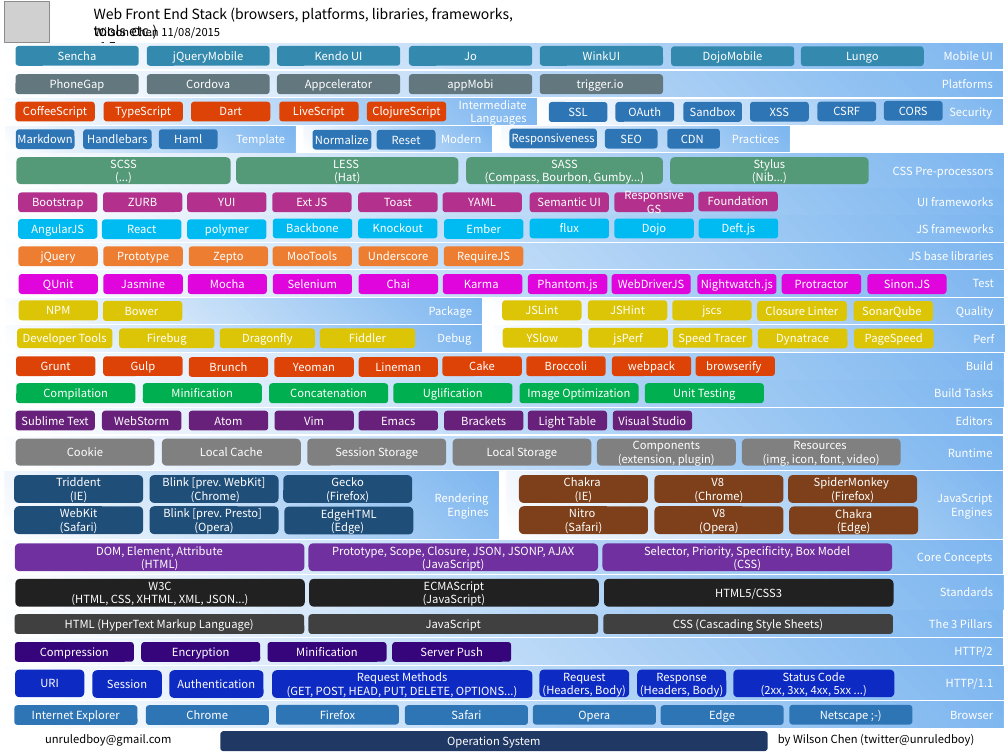
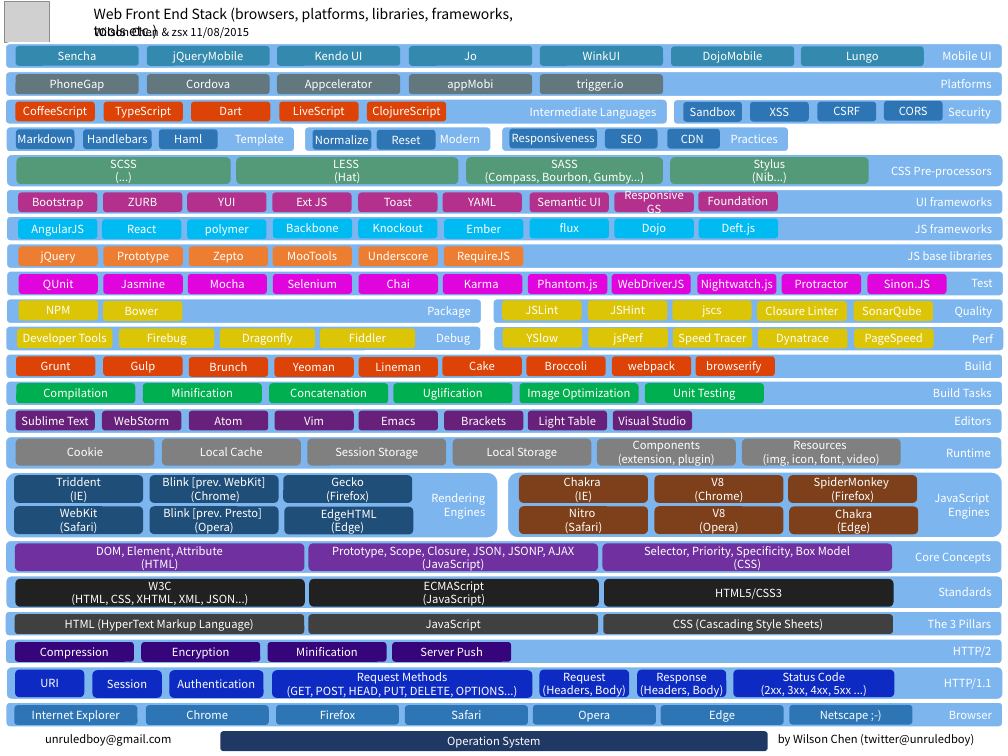
Before and after one commit to unruledboy/WebFrontEndStack, a slide deck: slide 1 of Web Front End Stack.pptx. Drawn at 1008x756 pixels with LibreOffice and Linux fonts; fonts in the diff are those of the drawing; grey boxes stand for pictures. Boxes give left, top, right and bottom in pixels: in the first picture for what was removed or moved away, otherwise in the second. Text is boxed around its words. In the diff, an @@ line names an element or a change of style, - is before the commit and + after.

Commit message:
Modify color

```diff
--- a/Web Front End Stack.pptx
+++ b/Web Front End Stack.pptx
@@ text at [94,25,249,53]: text changed @@
-Wilson Chen 11/08/2015 v1.7
+Wilson Chen & zsx 11/08/2015 v1.8
@@ rounded rectangle "Intermediate Languages": place and size @@
-rounded rectangle "Intermediate Languages" at [5,99,537,125]
+rounded rectangle "Intermediate Languages" at [5,99,668,125]
@@ text in rounded rectangle at [530,107,656,119]: text changed @@
-Intermediate
-Languages
+Intermediate Languages
@@ rounded rectangle removed at [548,102,607,122] @@
-SSL
@@ rounded rectangle removed at [616,102,674,122] @@
-OAuth
@@ rectangle to rounded rectangle; fill gradient #FFFFFF to #7DB6EF to #7DB6EF; outline none to #FFFFFF 1.5 pt in 28 elements at [5,472,499,538], [5,611,1003,637], [5,540,1003,575], [5,381,1003,407], [6,298,482,324], [5,354,1003,380], [5,408,1003,434], [6,270,1004,296], [6,243,1004,269], [6,126,295,152], [304,126,492,152], [501,126,789,152], [6,216,1004,242], [6,154,1004,187], [5,702,1003,728], [5,326,481,352], [493,298,1004,324], [6,190,1004,216], [5,72,1003,98], [5,43,1003,70], [6,666,1004,700], [5,639,1003,665], [493,326,1004,351], [5,576,1003,610], [5,436,1003,470], [507,472,1003,538], [5,99,668,125], [673,99,1003,125] @@
@@ rounded rectangle "Security": place and size @@
-rounded rectangle "Security" at [540,99,1003,125]
+rounded rectangle "Security" at [673,99,1003,125]
```
